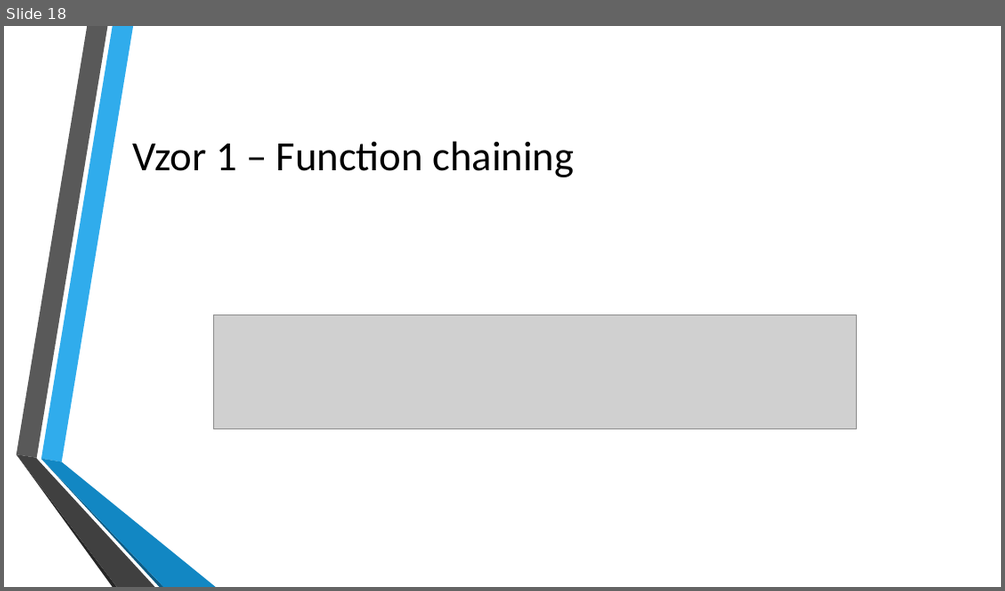
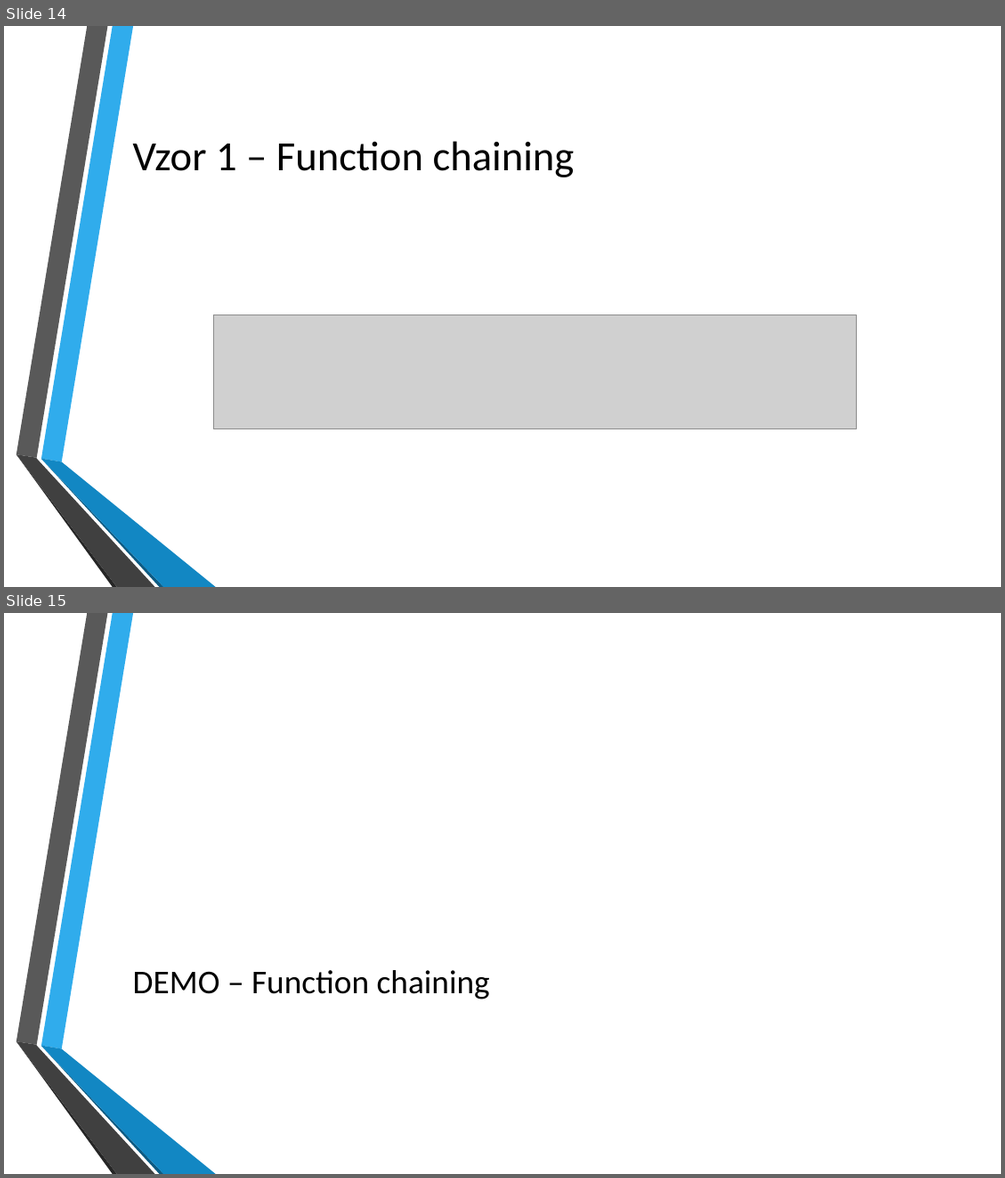
Before and after one commit to kubinko/Azure-Resources-Overview, a slide deck: 05 - Durable Functions/Durable Functions.pptx. Shown one above the other, each under a label of ours: slide 18 before the commit, slides 14 and 15 after it. The pictures are 1005x591 and 1005x1178 pixels, drawn with LibreOffice and Linux fonts; fonts in the diff are those of the drawing; grey boxes stand for pictures; background and template pictures are left out. Boxes give left, top, right and bottom in pixels: in the first picture for what was removed or moved away, otherwise in the second. Text is boxed around its words. In the diff, an @@ line names an element or a change of style, - is before the commit and + after.

Commit message:
Durable Function slides (beta).

```diff
--- a/05 - Durable Functions/Durable Functions.pptx
+++ b/05 - Durable Functions/Durable Functions.pptx
@@ slide 15 added at [4,613,1001,1174], background picture (left out); not listed: 6 template elements that a slide beside it also shows @@
@@ title added at [133,970,490,999], 32 pt, text #000000 @@
+DEMO – Function chaining
@@ what was slide 18 is now slide 14 @@
```
Also in this commit, not shown: 4 slides changed, 9 other slides added, 1 slide removed.
